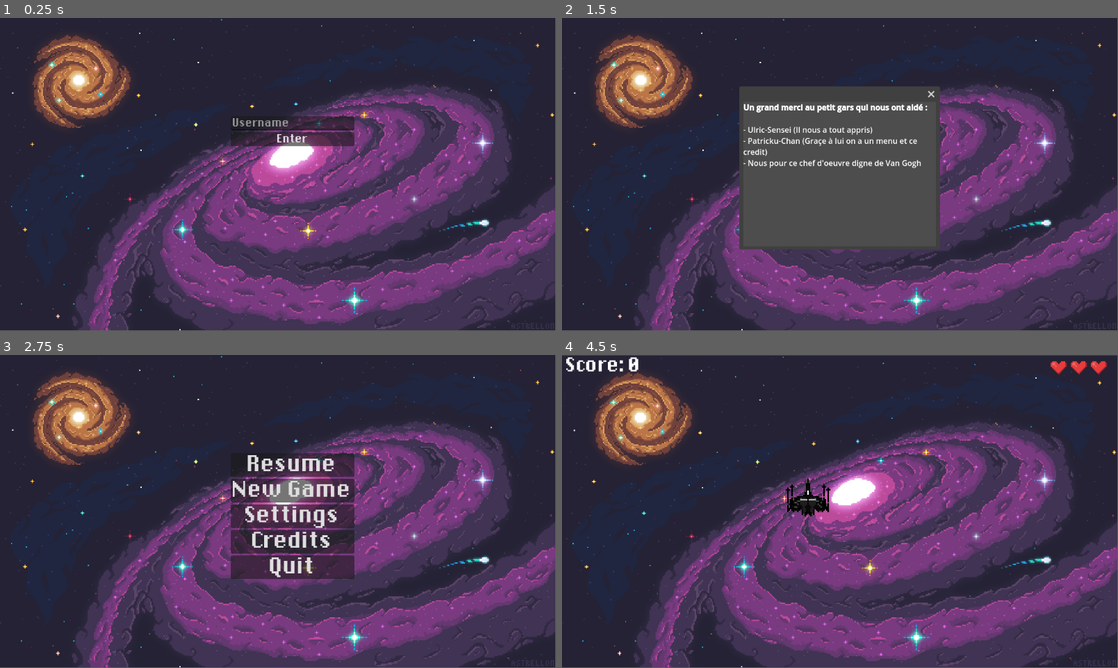
Above: before the commit, frames 1-4 (two rows, left to right).
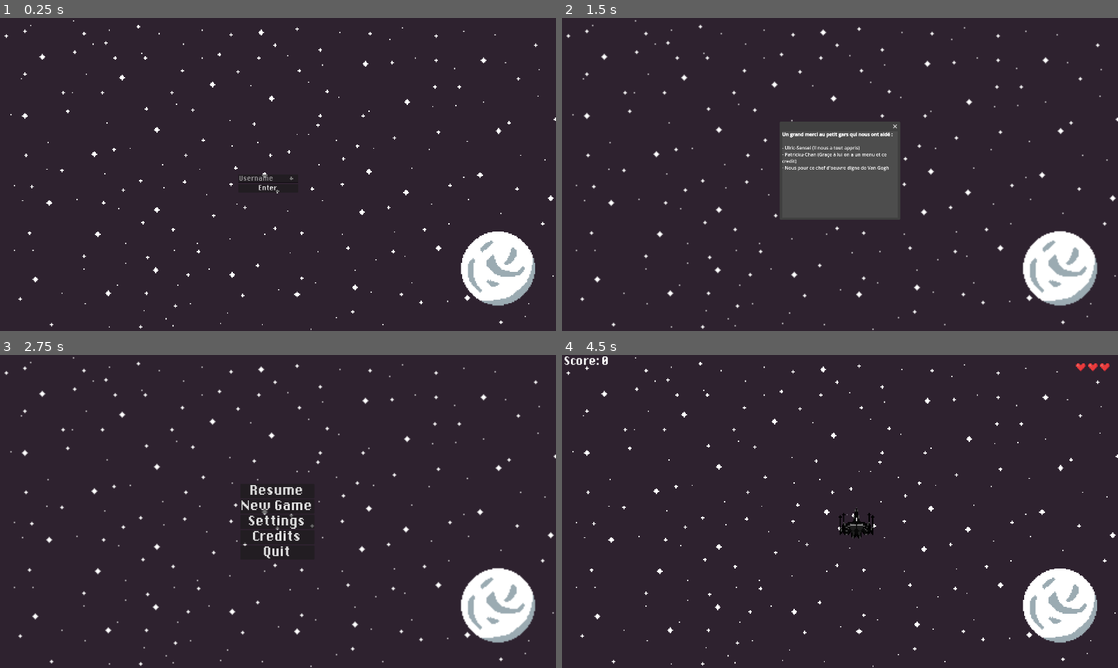
Above: after the commit, the same moments.

Repository: Fiss53/SpaceInvader
Game: Godot game, scene res://scene/menu_pseudo.tscn
Two runs of this game, one before a commit and one after it. Both use one fixed random seed, a clock stepped at 60 frames per second and the inputs below.
Inputs:
- Up to frame 1 (0.25 s): no input
- Up to frame 2 (1.5 s): click "Enter" at 0.5 s; click "Credits" at 1.25 s
- Up to frame 3 (2.75 s): tap Enter (ui_accept_username) at 2 s; hold Right (ui_right) from 2.03 s (still down); hold Enter (ui_accept_username) from 2.03 s (still down)
- Up to frame 4 (4.5 s): release Right (ui_right) at 2.75 s; release Enter (ui_accept_username) at 2.75 s; click "New Game" at 2.75 s; hold Down (ui_down) 3.53-4.25 s; tap Enter (ui_accept_username) at 3.6 s; click "New Game" at 4.25 s
In our replay, the window is 799x449 before the commit and 800x450 after it. These sizes can differ from the game's own. Grey fills any space a smaller window leaves; there, only what the larger window draws over its background counts as a difference.

The runs differ from the first frame. In frame 1, 49% of the frame differs, in the area x 0-100%, y 0-100%; in frame 2, 49%; in frame 3, 47%; in frame 4, 51%.

Commit message:
no mouse + new background

Diff:
--- /dev/null
+++ b/exportHTML/Test.manifest.json
@@ -0,0 +1 @@
+{"background_color":"#000000","display":"standalone","icons":[{"sizes":"144x144","src":"Test.144x144.png","type":"image/png"},{"sizes":"180x180","src":"Test.180x180.png","type":"image/png"},{"sizes":"512x512","src":"Test.512x512.png","type":"image/png"}],"name":"SpaceInvaders","orientation":"any","start_url":"./Test.html"}
--- a/project.godot
+++ b/project.godot
@@ -20,6 +20,13 @@
 Hp="*res://scripts/HP.gd"
 MenuUsername="*res://scripts/MenuUsername.gd"
 EnemyPool="*res://scripts/EnemyPool.gd"
+
+[display]
+
+window/size/viewport_width=1920
+window/size/viewport_height=1080
+window/size/mode=3
+window/stretch/mode="viewport"
 
 [gui]
 
--- a/scene/HP.tscn
+++ b/scene/HP.tscn
@@ -7,16 +7,16 @@
 script = ExtResource("2")
 
 [node name="Sprite2D" type="Sprite2D" parent="."]
-position = Vector2(1032, 25)
+position = Vector2(1793.12, 41.32)
 scale = Vector2(0.167466, 0.168889)
 texture = ExtResource("2_awvl8")
 
 [node name="Sprite2" type="Sprite2D" parent="."]
-position = Vector2(1074, 25)
+position = Vector2(1835.12, 41.32)
 scale = Vector2(0.167466, 0.168889)
 texture = ExtResource("2_awvl8")
 
 [node name="Sprite3" type="Sprite2D" parent="."]
-position = Vector2(1115, 25)
+position = Vector2(1876.12, 41.32)
 scale = Vector2(0.167466, 0.168889)
 texture = ExtResource("2_awvl8")
--- a/scene/MainScene.tscn
+++ b/scene/MainScene.tscn
@@ -1,15 +1,12 @@
-[gd_scene load_steps=12 format=3 uid="uid://jgk8h85q0kvk"]
+[gd_scene load_steps=13 format=3 uid="uid://jgk8h85q0kvk"]
 
 [ext_resource type="Script" path="res://scripts/Player.gd" id="1"]
-[ext_resource type="Texture2D" uid="uid://vpvumsp5bjgj" path="res://assets/6AiWJgLP-wallha.com.png" id="1_fx1md"]
+[ext_resource type="Texture2D" uid="uid://pyeugeuasamn" path="res://assets/Background/background_moon.png" id="1_ue48b"]
 [ext_resource type="Texture2D" uid="uid://b8weht8njfawj" path="res://assets/xwing_700.png" id="3_jpfov"]
 [ext_resource type="PackedScene" uid="uid://cvvn5ucspw8kw" path="res://scene/HP.tscn" id="5"]
 [ext_resource type="Script" path="res://scripts/RichTextLabel.gd" id="6_4xh0a"]
 [ext_resource type="FontFile" uid="uid://bdled44q30bpf" path="res://fonts/DePixelHalbfett.otf" id="6_34uh1"]
 [ext_resource type="Script" path="res://scripts/EnemyPool.gd" id="8_ys52u"]
-
-[sub_resource type="RectangleShape2D" id="2"]
-size = Vector2(1152, 648)
 
 [sub_resource type="RectangleShape2D" id="1"]
 size = Vector2(92, 78)
@@ -40,41 +37,53 @@
 			menu.show()
 "
 
+[sub_resource type="RectangleShape2D" id="2"]
+size = Vector2(1920, 1080)
+
+[sub_resource type="CompressedTexture2D" id="CompressedTexture2D_qfdu3"]
+
 [sub_resource type="SegmentShape2D" id="SegmentShape2D_i2ims"]
-a = Vector2(0.999978, -507)
-b = Vector2(1, 645)
+a = Vector2(1.99538, -1276)
+b = Vector2(2, 1076)
 
 [node name="MainScene" type="Node2D"]
 process_mode = 1
+
+[node name="Background" type="Sprite2D" parent="."]
+texture_filter = 1
+position = Vector2(960, 540)
+scale = Vector2(4, 4)
+texture = ExtResource("1_ue48b")
+
+[node name="Player" type="CharacterBody2D" parent="."]
+position = Vector2(822, 517)
+scale = Vector2(1.33, 1.33)
+script = ExtResource("1")
+metadata/_edit_group_ = true
+
+[node name="Sprite2D" type="Sprite2D" parent="Player"]
+position = Vector2(148, 51)
+texture = ExtResource("3_jpfov")
+
+[node name="PlayerHitBox" type="CollisionShape2D" parent="Player"]
+position = Vector2(146, 47)
+shape = SubResource("1")
+script = SubResource("GDScript_g5xl3")
 
 [node name="Area2D" type="Area2D" parent="."]
 position = Vector2(-1, 1)
 metadata/_edit_group_ = true
 
 [node name="CollisionShape2D" type="CollisionShape2D" parent="Area2D"]
-position = Vector2(577, 323)
+position = Vector2(961, 539)
 shape = SubResource("2")
 
 [node name="TextureRect" type="TextureRect" parent="Area2D"]
 offset_right = 1153.0
 offset_bottom = 647.0
-texture = ExtResource("1_fx1md")
+texture = SubResource("CompressedTexture2D_qfdu3")
 expand_mode = 1
 metadata/_edit_use_anchors_ = true
-
-[node name="Player" type="CharacterBody2D" parent="Area2D"]
-position = Vector2(365, 247)
-script = ExtResource("1")
-metadata/_edit_group_ = true
-
-[node name="Sprite2D" type="Sprite2D" parent="Area2D/Player"]
-position = Vector2(148, 51)
-texture = ExtResource("3_jpfov")
-
-[node name="PlayerHitBox" type="CollisionShape2D" parent="Area2D/Player"]
-position = Vector2(146, 47)
-shape = SubResource("1")
-script = SubResource("GDScript_g5xl3")
 
 [node name="HP" parent="." instance=ExtResource("5")]
 
@@ -101,7 +110,7 @@
 shape = SubResource("SegmentShape2D_i2ims")
 
 [node name="CollisionShape2D3" type="CollisionShape2D" parent="ScreenLimit"]
-position = Vector2(652, 649)
+position = Vector2(1082, 1080)
 rotation = 1.5708
 shape = SubResource("SegmentShape2D_i2ims")
 
@@ -110,7 +119,7 @@
 shape = SubResource("SegmentShape2D_i2ims")
 
 [node name="CollisionShape2D4" type="CollisionShape2D" parent="ScreenLimit"]
-position = Vector2(1159, 505)
+position = Vector2(1927, 846)
 shape = SubResource("SegmentShape2D_i2ims")
 
 [connection signal="area_exited" from="Area2D" to="EnemyPool" method="sortie"]
--- a/scene/c_credit.tscn
+++ b/scene/c_credit.tscn
@@ -1,15 +1,15 @@
 [gd_scene load_steps=3 format=3 uid="uid://dbqt7et67wuj5"]
 
 [ext_resource type="Script" path="res://scene/c_credit.gd" id="1_5cf0k"]
-[ext_resource type="Texture2D" uid="uid://vpvumsp5bjgj" path="res://assets/6AiWJgLP-wallha.com.png" id="2_cflwp"]
+[ext_resource type="Texture2D" uid="uid://pyeugeuasamn" path="res://assets/Background/background_moon.png" id="2_4u2iy"]
 
 [node name="CCredit" type="Node2D"]
 script = ExtResource("1_5cf0k")
 
-[node name="Sprite2D" type="Sprite2D" parent="."]
-position = Vector2(576, 324)
-scale = Vector2(0.421978, 0.421875)
-texture = ExtResource("2_cflwp")
+[node name="Background" type="Sprite2D" parent="."]
+position = Vector2(960, 540)
+scale = Vector2(4, 4)
+texture = ExtResource("2_4u2iy")
 
 [node name="Window" type="Window" parent="."]
 initial_position = 2
--- a/scene/end_game_menu.tscn
+++ b/scene/end_game_menu.tscn
@@ -1,6 +1,6 @@
 [gd_scene load_steps=2 format=3 uid="uid://dilbiqupxcd36"]
 
-[ext_resource type="Texture2D" uid="uid://vpvumsp5bjgj" path="res://assets/6AiWJgLP-wallha.com.png" id="1_5g52x"]
+[ext_resource type="Texture2D" uid="uid://vpvumsp5bjgj" path="res://assets/Background/6AiWJgLP-wallha.com.png" id="1_5g52x"]
 
 [node name="EndGameMenu" type="Node2D"]
 
--- a/scene/menu.tscn
+++ b/scene/menu.tscn
@@ -1,21 +1,21 @@
 [gd_scene load_steps=4 format=3 uid="uid://dhsbthvw13blj"]
 
-[ext_resource type="Texture2D" uid="uid://vpvumsp5bjgj" path="res://assets/6AiWJgLP-wallha.com.png" id="1_en5of"]
 [ext_resource type="FontFile" uid="uid://bdled44q30bpf" path="res://fonts/DePixelHalbfett.otf" id="2_7ldnj"]
 [ext_resource type="Script" path="res://scripts/MainMenuOpt.gd" id="2_67no2"]
+[ext_resource type="Texture2D" uid="uid://pyeugeuasamn" path="res://assets/Background/background_moon.png" id="3_whnic"]
 
 [node name="Menu" type="Node2D"]
 
-[node name="Sprite2D" type="Sprite2D" parent="."]
-position = Vector2(576, 324)
-scale = Vector2(0.421978, 0.421875)
-texture = ExtResource("1_en5of")
+[node name="Background" type="Sprite2D" parent="."]
+position = Vector2(960, 540)
+scale = Vector2(4, 4)
+texture = ExtResource("3_whnic")
 
 [node name="MainMenuOpt" type="VBoxContainer" parent="."]
-offset_left = 479.0
-offset_top = 204.0
-offset_right = 735.0
-offset_bottom = 465.0
+offset_left = 830.0
+offset_top = 445.0
+offset_right = 1086.0
+offset_bottom = 706.0
 script = ExtResource("2_67no2")
 metadata/_edit_group_ = true
 
--- a/scene/menu_pseudo.tscn
+++ b/scene/menu_pseudo.tscn
@@ -1,25 +1,28 @@
 [gd_scene load_steps=4 format=3 uid="uid://c6vbsmpe1pju2"]
 
-[ext_resource type="Texture2D" uid="uid://vpvumsp5bjgj" path="res://assets/6AiWJgLP-wallha.com.png" id="1_t8t5l"]
 [ext_resource type="Script" path="res://scripts/MenuUsername.gd" id="2_qs8v6"]
+[ext_resource type="Texture2D" uid="uid://pyeugeuasamn" path="res://assets/Background/background_moon.png" id="3_7wi1v"]
 [ext_resource type="FontFile" uid="uid://bdled44q30bpf" path="res://fonts/DePixelHalbfett.otf" id="3_v2ulv"]
 
 [node name="MenuPseudo" type="Node2D"]
 
-[node name="Sprite2D" type="Sprite2D" parent="."]
-position = Vector2(576, 324)
-scale = Vector2(0.421978, 0.421875)
-texture = ExtResource("1_t8t5l")
+[node name="Background" type="Sprite2D" parent="."]
+texture_filter = 1
+position = Vector2(960, 540)
+scale = Vector2(4, 4)
+texture = ExtResource("3_7wi1v")
 
 [node name="MenuUsername" type="VBoxContainer" parent="."]
-offset_left = 479.0
-offset_top = 204.0
-offset_right = 735.0
-offset_bottom = 465.0
+custom_minimum_size = Vector2(200, 200)
+offset_left = 823.0
+offset_top = 540.0
+offset_right = 1030.0
+offset_bottom = 668.0
 script = ExtResource("2_qs8v6")
 metadata/_edit_group_ = true
 
 [node name="LineEdit" type="LineEdit" parent="MenuUsername"]
+clip_contents = true
 layout_mode = 2
 theme_override_fonts/font = ExtResource("3_v2ulv")
 placeholder_text = "Username"
--- a/scripts/EnemyPool.gd
+++ b/scripts/EnemyPool.gd
@@ -7,12 +7,15 @@
 var rng = RandomNumberGenerator.new()
 var max_enemy = 10
 var enemy_number = 0
-var hors_limite = 800
+var hors_limite = 1920
+var sizeScreenx
+var sizeScreeny
 @export var enemy_count_score = 0
 
 # Called when the node enters the scene tree for the first time.
 func _ready():
-	pass
+	sizeScreenx = get_viewport().get_size().x
+	sizeScreeny = get_viewport().get_size().y
 
 func get_all_children(in_node,arr:=[]):
 	arr.push_back(in_node)
@@ -29,8 +32,8 @@
 	if enemy_number < max_enemy:
 		var enemy = load("scene/Enemy.tscn").instantiate()
 		var enemyArray = get_all_children(enemy,[])
-		var randValx = randf_range(0, 1000)
-		var randValy = randf_range(-500, -200)
+		var randValx = randf_range(0, sizeScreenx)
+		var randValy = randf_range(-1000, 0)
 		for i in enemyArray:
 			var otherEnemyX = i.position.x
 			var otherEnemyY = i.position.y
@@ -45,7 +48,7 @@
 
 func sortie(area):
 	for enemy in get_children():
-		if(enemy.position.y >= hors_limite):
+		if(enemy.position.y >= sizeScreeny):
 			enemy.queue_free()
 			enemy_number -= 1
 			enemy_count_score += 1
--- a/scripts/Player.gd
+++ b/scripts/Player.gd
@@ -7,6 +7,7 @@
 var screen_size
 # Called when the node enters the scene tree for the first time.
 func _ready():
+	Input.set_mouse_mode(Input.MOUSE_MODE_HIDDEN)
 	screen_size = get_viewport_rect().size
 	velocity.x = 0
 	velocity.y = 0
Not shown, changed: assets/Background/6AiWJgLP-wallha.com (2).png.import
Binary file changed: assets/Background/6AiWJgLP-wallha.com.png
Binary file added: assets/Background/background_moon.aseprite
Binary file added: assets/Background/background_moon.png
Not shown, added: assets/Background/background_moon.png.import
Not shown, added: assets/Background/background_space_invader.png.import
Renamed: assets/6AiWJgLP-wallha.com.png -> assets/Background/ssss.png
Not shown, added: assets/Background/ssss.png.import
Binary file added: exportHTML/Test.144x144.png
Not shown, added: exportHTML/Test.144x144.png.import
Binary file added: exportHTML/Test.180x180.png
Not shown, added: exportHTML/Test.180x180.png.import
(and 18 more such lines)
